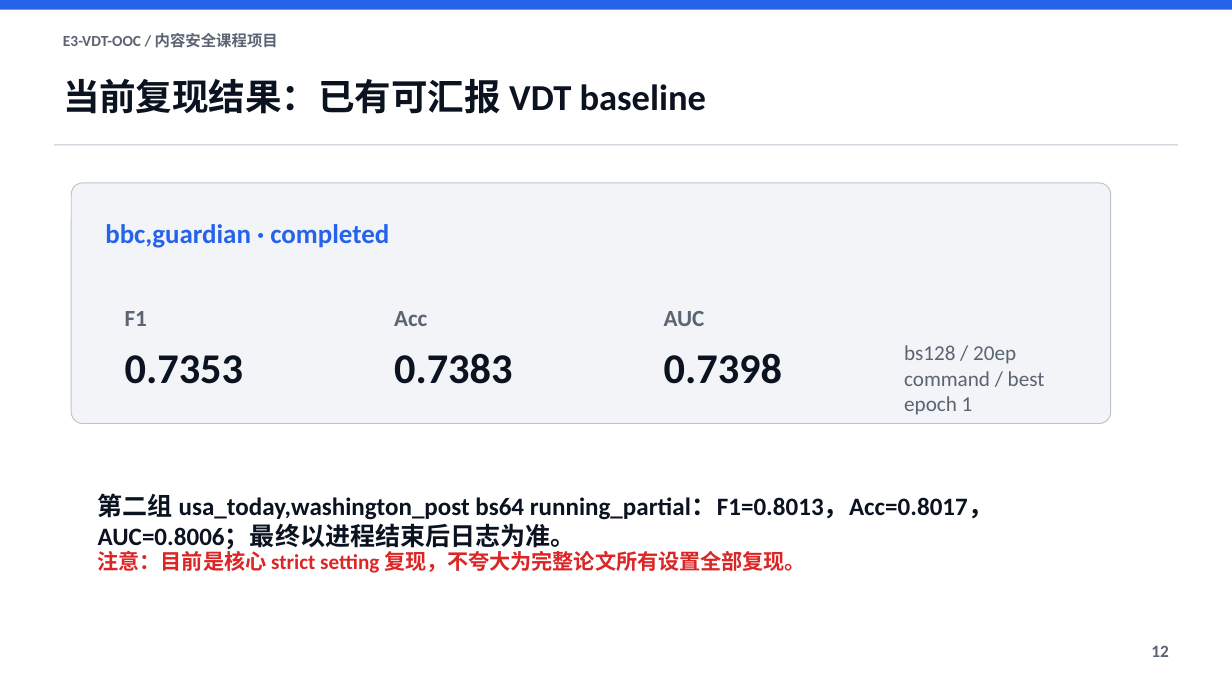
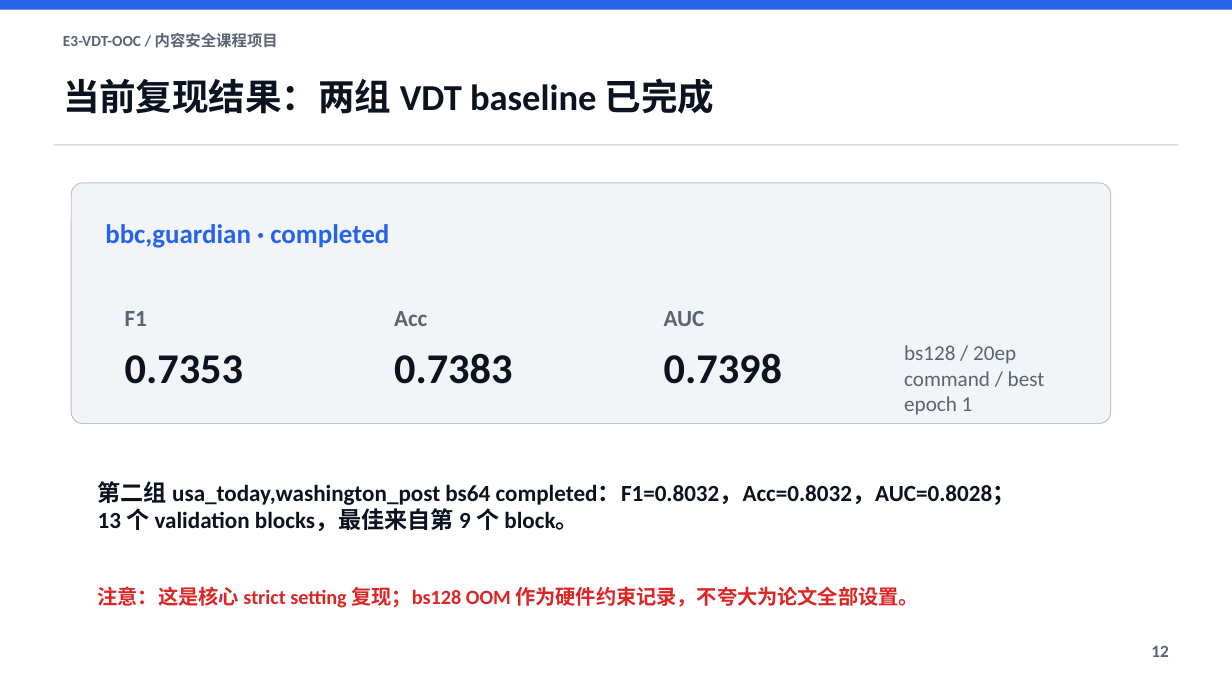
Before and after one commit to ShallowForeverDream/E3-VDT-OOC, a slide deck: slide 12 of docs/ppt/E3-VDT-OOC-答辩PPT初稿.pptx. Drawn at 1232x693 pixels with LibreOffice and Linux fonts; fonts in the diff are those of the drawing. Boxes give left, top, right and bottom in pixels: in the first picture for what was removed or moved away, otherwise in the second. Text is boxed around its words. In the diff, an @@ line names an element or a change of style, - is before the commit and + after.

```diff
--- a/docs/ppt/E3-VDT-OOC-答辩PPT初稿.pptx
+++ b/docs/ppt/E3-VDT-OOC-答辩PPT初稿.pptx
@@ text at [63, 78, 715, 114]: text changed @@
-当前复现结果：已有可汇报 VDT baseline
+当前复现结果：两组 VDT baseline 已完成
@@ text at [98, 481, 1016, 531]: text changed; size 19.5 to 18 pt @@
-第二组 usa_today,washington_post bs64 running_partial：F1=0.8013，Acc=0.8017，AUC=0.8006；最终以进程结束后日志为准。
+第二组 usa_today,washington_post bs64 completed：F1=0.8032，Acc=0.8032，AUC=0.8028；
+13 个 validation blocks，最佳来自第 9 个 block。
@@ text at [98, 586, 918, 608]: text changed; size 16.5 to 15.8 pt @@
-注意：目前是核心 strict setting 复现，不夸大为完整论文所有设置全部复现。
+注意：这是核心 strict setting 复现；bs128 OOM 作为硬件约束记录，不夸大为论文全部设置。
```
Also in this commit, not shown: 1 other slide changed, 14 other files.
